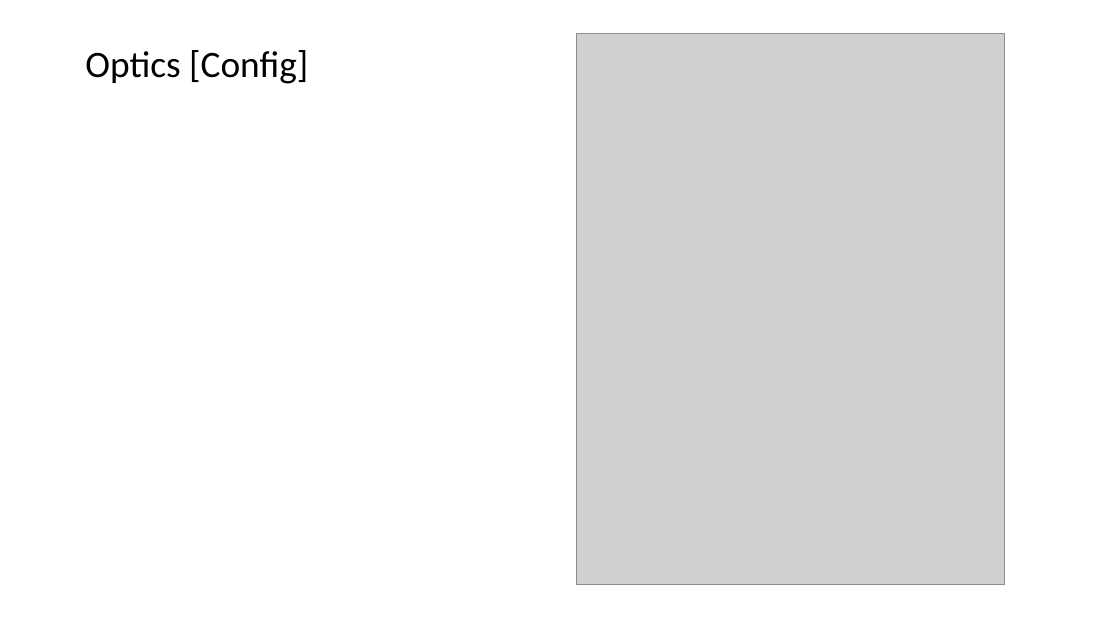
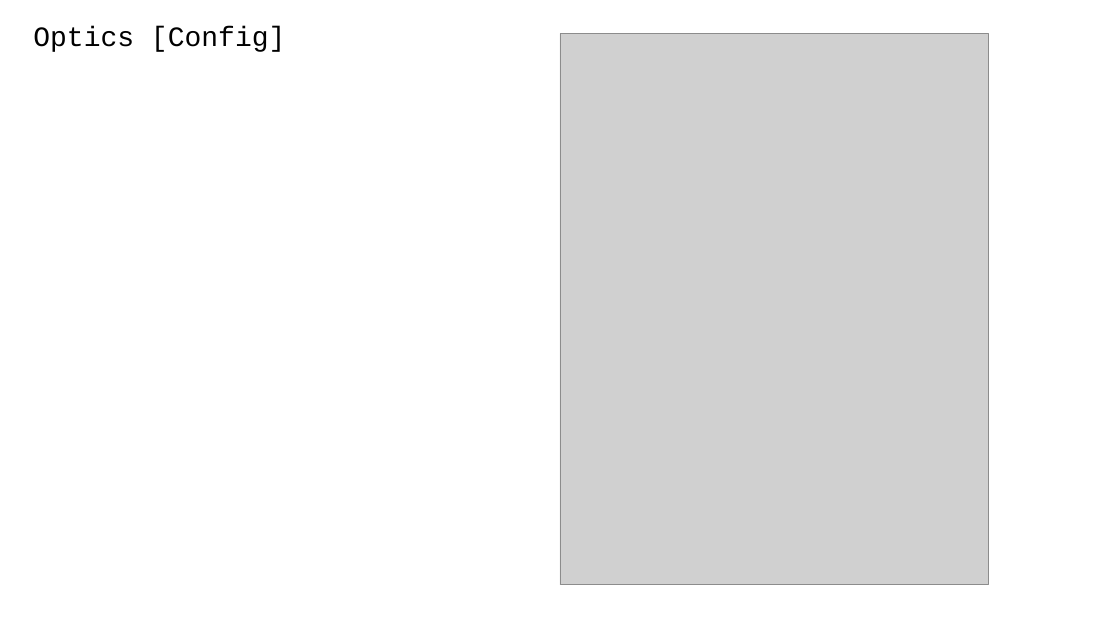
Before and after one commit to PolarizedLightFieldMicroscopy/Documents, a slide deck: slide 34 of LFI plugin/LFM Toolbox.pptx (slide 18 before the commit). Drawn at 1120x630 pixels with LibreOffice and Linux fonts; fonts in the diff are those of the drawing; grey boxes stand for pictures. Boxes give left, top, right and bottom in pixels: in the first picture for what was removed or moved away, otherwise in the second. Text is boxed around its words. In the diff, an @@ line names an element or a change of style, - is before the commit and + after.

```diff
--- a/LFI plugin/LFM Toolbox.pptx
+++ b/LFI plugin/LFM Toolbox.pptx
@@ title "Optics [Config]": place and size @@
-title "Optics [Config]" at box(85, 50, 308, 84)
+title "Optics [Config]" at box(33, 26, 285, 52)
@@ title "Optics [Config]" at box(33, 26, 285, 52): size 32 to 24 pt, font Calibri to Courier New @@
@@ picture: place and size @@
-picture at box(576, 34, 1005, 585)
+picture at box(560, 34, 989, 585)
```
Also in this commit, not shown: 16 other slides changed, 23 slides added, 6 slides removed, 5 other files.
